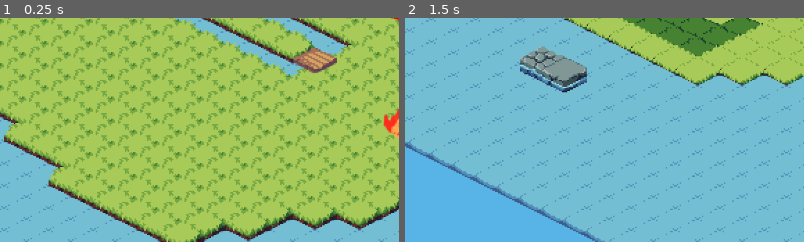
Above: before the commit, frames 1-2 (left to right).
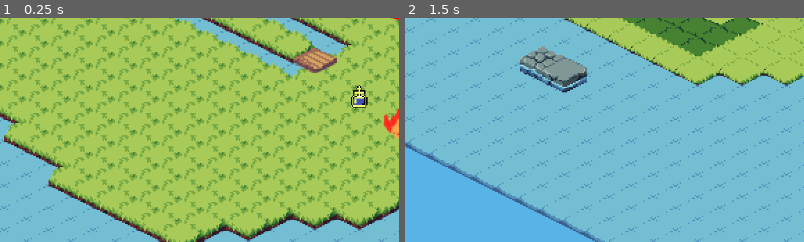
Above: after the commit, the same moments.

Repository: amdevcic/mashup-jam
Game: Godot game, scene res://Scenes/game.tscn
Same seed, same stepped clock (60 frames per second), same inputs: the game is played once before the commit and once after it.
Inputs:
- Up to frame 1 (0.25 s): no input
- Up to frame 2 (1.5 s): click "Next level" at 0.5 s; click "Next level" at 1.25 s
The pictures show only the part of the screen within x 0-50%, y 50-100%; the shares and areas given below are measured in that part.

The runs differ from the first frame. In frame 1, 0.3% of the frame differs, in the area x 87-93%, y 29-41%; in frame 2, nothing differs.

Commit message:
add pick up and place holywater (placing bugged)

Diff:
--- a/Resources/tileset.tres
+++ b/Resources/tileset.tres
@@ -1,14 +1,16 @@
-[gd_resource type="TileSet" load_steps=13 format=3 uid="uid://digkbkhr4prin"]
+[gd_resource type="TileSet" load_steps=14 format=3 uid="uid://digkbkhr4prin"]
 
 [ext_resource type="Texture2D" uid="uid://4gxdewt0me87" path="res://Assets/Sprites/spritesheet.png" id="1_0qbog"]
 [ext_resource type="PackedScene" uid="uid://cmr6wlmwwsujx" path="res://Scenes/fire.tscn" id="2_bvv5t"]
 [ext_resource type="PackedScene" uid="uid://d0trelolrdfwk" path="res://Scenes/plank.tscn" id="2_nx6xs"]
 [ext_resource type="PackedScene" uid="uid://4tuqy4rwm1k3" path="res://Scenes/tower.tscn" id="3_lv66e"]
+[ext_resource type="PackedScene" uid="uid://bhgiuddml1mu2" path="res://Scenes/holywater.tscn" id="4_q74hy"]
 
 [sub_resource type="TileSetScenesCollectionSource" id="TileSetScenesCollectionSource_a1m5x"]
 scenes/0/scene = ExtResource("2_nx6xs")
 scenes/1/scene = ExtResource("2_bvv5t")
 scenes/2/scene = ExtResource("3_lv66e")
+scenes/3/scene = ExtResource("4_q74hy")
 
 [sub_resource type="NavigationPolygon" id="NavigationPolygon_xlfjv"]
 vertices = PackedVector2Array(16, 0, 0, 8, -16, 0, 0, -8)
--- a/Scenes/angel.tscn
+++ b/Scenes/angel.tscn
@@ -1,8 +1,9 @@
-[gd_scene load_steps=32 format=3 uid="uid://b7pluydprlt76"]
+[gd_scene load_steps=33 format=3 uid="uid://b7pluydprlt76"]
 
 [ext_resource type="Script" path="res://Scripts/player.gd" id="1_0mbyx"]
 [ext_resource type="Texture2D" uid="uid://cw20u6kdmfn3a" path="res://Assets/Sprites/angel.png" id="2_0wwsw"]
 [ext_resource type="Texture2D" uid="uid://l05l8peqnwer" path="res://Assets/Sprites/plank.png" id="2_p5qsb"]
+[ext_resource type="Texture2D" uid="uid://h77vj5y81t3x" path="res://Assets/Sprites/holywater.png" id="3_enurx"]
 [ext_resource type="Script" path="res://Scripts/plank_carry_manager.gd" id="4_jweri"]
 [ext_resource type="AudioStream" uid="uid://dljo0418qgjpc" path="res://Assets/SFX/pickup.wav" id="5_akw7j"]
 [ext_resource type="AudioStream" uid="uid://2mqpq2ormisg" path="res://Assets/SFX/place.wav" id="6_xb5dt"]
@@ -209,16 +210,21 @@
 rotation = -0.359538
 texture = ExtResource("2_p5qsb")
 
+[node name="Bottle" type="Sprite2D" parent="."]
+position = Vector2(-1, 2)
+scale = Vector2(0.5, 0.5)
+texture = ExtResource("3_enurx")
+
 [node name="AnimatedSprite2D" type="AnimatedSprite2D" parent="."]
 position = Vector2(0, -15)
 sprite_frames = SubResource("SpriteFrames_63cun")
 animation = &"walk_U"
 
-[node name="PlankCarryManager" type="Node2D" parent="." groups=["connections"]]
+[node name="CarryManager" type="Node2D" parent="." groups=["connections"]]
 script = ExtResource("4_jweri")
 
-[node name="PickupSound" type="AudioStreamPlayer" parent="PlankCarryManager"]
+[node name="PickupSound" type="AudioStreamPlayer" parent="CarryManager"]
 stream = ExtResource("5_akw7j")
 
-[node name="PlaceSound" type="AudioStreamPlayer" parent="PlankCarryManager"]
+[node name="PlaceSound" type="AudioStreamPlayer" parent="CarryManager"]
 stream = ExtResource("6_xb5dt")
--- /dev/null
+++ b/Scenes/holywater.tscn
@@ -0,0 +1,10 @@
+[gd_scene load_steps=2 format=3 uid="uid://bhgiuddml1mu2"]
+
+[ext_resource type="Texture2D" uid="uid://h77vj5y81t3x" path="res://Assets/Sprites/holywater.png" id="1_bwxnf"]
+
+[node name="Holywater" type="Node2D"]
+
+[node name="BottleTexture" type="Sprite2D" parent="."]
+position = Vector2(0, -5)
+scale = Vector2(0.549406, 0.560801)
+texture = ExtResource("1_bwxnf")
--- a/Scenes/level.tscn
+++ b/Scenes/level.tscn
@@ -20,7 +20,7 @@
 
 [node name="Obstacles" type="TileMapLayer" parent="." groups=["connections"]]
 y_sort_enabled = true
-tile_map_data = PackedByteArray("AAD//yYAAAAAAAAAAQD//ycAAAAAAAAAAQAHACAAAAAAAAAAAgABACcAAAAAAAAAAAAAACEAAAAAAAAAAAA=")
+tile_map_data = PackedByteArray("AAD//yYAAAAAAAAAAQD//ycAAAAAAAAAAQAHACAAAAAAAAAAAgABACcAAAAAAAAAAAAAACEAAAAAAAAAAAD//yQAAAAAAAAAAwA=")
 tile_set = ExtResource("2_q0b0g")
 
 [node name="PositionIndicator" type="Sprite2D" parent="."]
--- a/Scripts/level.gd
+++ b/Scripts/level.gd
@@ -59,7 +59,7 @@
 	demon.global_position = ground.map_to_local(demonPosition)
 	soul.global_position = ground.map_to_local(soulPosition)
 
-	var plankManager = angel.get_node('PlankCarryManager') #send tile data to plank manager
+	var plankManager = angel.get_node('CarryManager') #send tile data to plank manager
 	print(layers)
 	plankManager.getGroundTilemap(layers)
 	var gr: Array[AStarGrid2D] = [astarGrid, astarGridAngel] #send astar data to plank manager
--- a/Scripts/plank_carry_manager.gd
+++ b/Scripts/plank_carry_manager.gd
@@ -1,6 +1,8 @@
 extends Node2D
 
 @onready var plank: Sprite2D = $"../Plank"
+@onready var bottle: Sprite2D = $"../Bottle"
+
 @onready var angel: Player = $".."
 
 var groundLayer: TileMapLayer
@@ -9,13 +11,15 @@
 var demonGrid: AStarGrid2D
 var angelGrid: AStarGrid2D
 
-@onready var isHolding: bool = false
+@onready var isHoldingPlank: bool = false
+@onready var isHoldingBottle: bool = false
 
 signal plankMoved
 
 # Called when the node enters the scene tree for the first time.
 func _ready() -> void:
 	plank.visible = false
+	bottle.visible = false
 	pass # Replace with function body.
 
 func getGroundTilemap(tilemaps: Array[TileMapLayer]):
@@ -36,18 +40,31 @@
 func _input(event):
 	if event is InputEventKey and event.keycode == KEY_E and event.pressed and angel.isActive: #interact #TODO: and angel is active and demon not on tile
 		var angelPos = groundLayer.local_to_map(angel.global_position)
-		if !isHolding:
-			if planksLayer.get_cell_atlas_coords(angelPos) == Vector2i(0, 0): #plank on that tile
+		if not isHoldingPlank and not isHoldingBottle:
+			if planksLayer.get_cell_alternative_tile(angelPos) == 0: #plank on that tile
 				planksLayer.erase_cell(angelPos)
 				plank.visible = true
-				isHolding = true
+				isHoldingPlank = true
+				$PickupSound.play()
+				emit_signal("plankMoved")
+
+			elif planksLayer.get_cell_alternative_tile(angelPos) == 3: #holy water on that tile
+				planksLayer.erase_cell(angelPos)
+				bottle.visible = true
+				isHoldingBottle = true
 				$PickupSound.play()
 
 		else:
-			if planksLayer.get_cell_atlas_coords(angelPos) != Vector2i(0, 0): #no plank on that tile
-				planksLayer.set_cell(angelPos, 0, Vector2i(0, 0))
-				plank.visible = false
-				isHolding = false
-				$PlaceSound.play()
+			if planksLayer.get_cell_alternative_tile(angelPos) == -1: #nothing on that tile
+				if isHoldingPlank:
+					planksLayer.set_cell(angelPos, 0, Vector2i(0, 0))
+					plank.visible = false
+					isHoldingPlank = false
+					$PlaceSound.play()
+					emit_signal("plankMoved")
 
-		emit_signal("plankMoved")
+				elif isHoldingBottle:
+					planksLayer.set_cell(angelPos, 0, Vector2i(0, 0))
+					bottle.visible = false
+					isHoldingBottle = false
+					$PlaceSound.play()
Binary file added: Assets/Sprites/holywater.png
Not shown, added: Assets/Sprites/holywater.png.import
